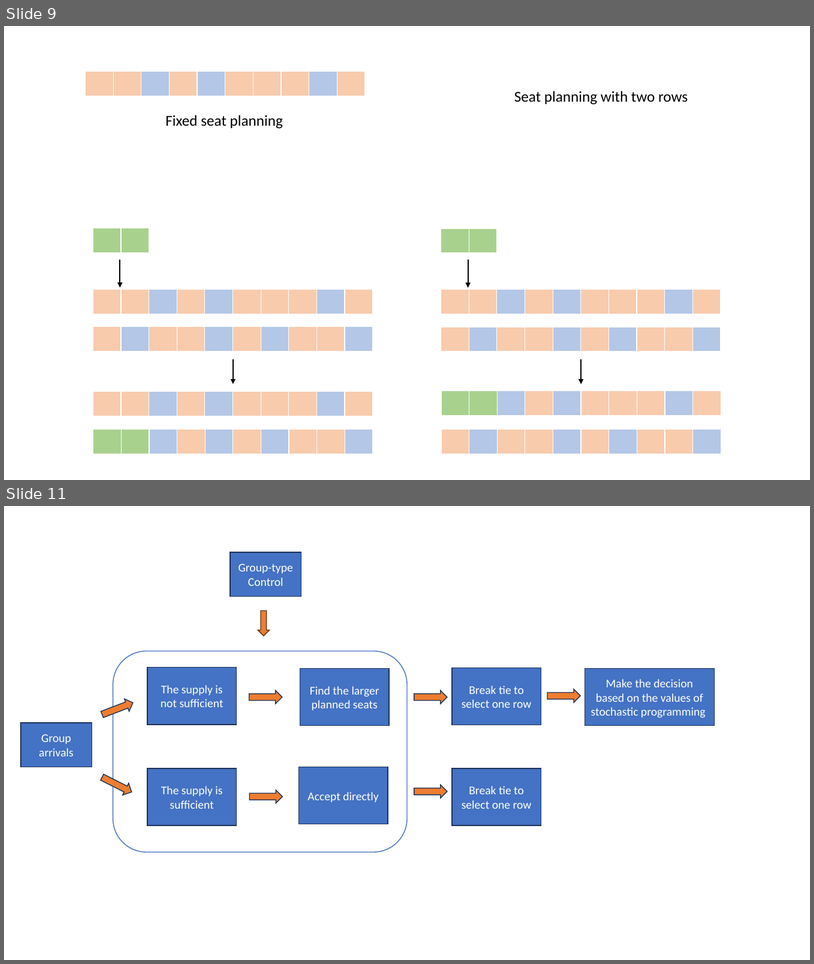
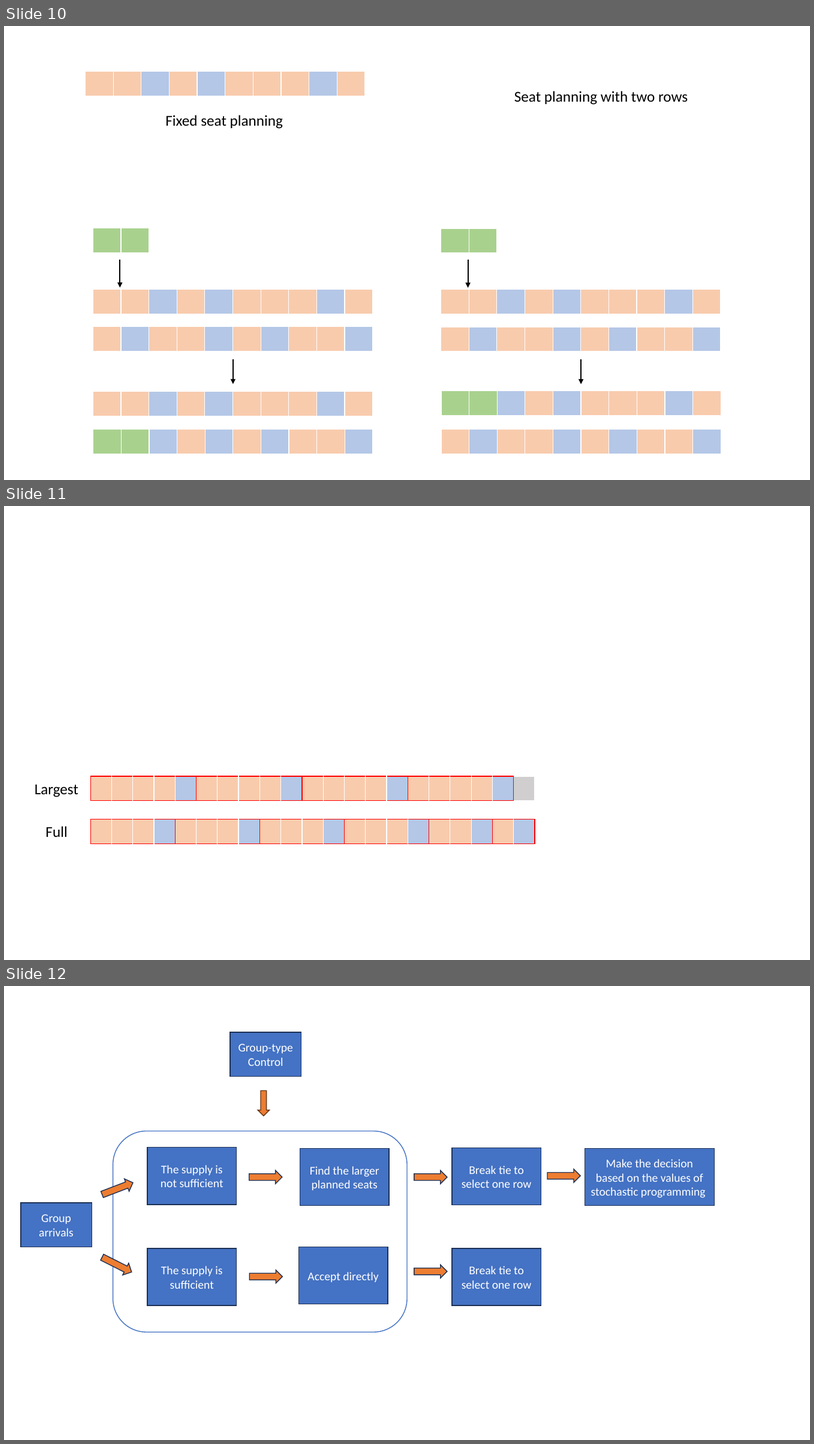
Before and after one commit to Dis-count/HKUST_TOPIC, a slide deck: Dissertation/Beamer/test.pptx. Shown one above the other, each under a label of ours: slides 9 and 11 before the commit, slides 10, 11 and 12 after it; the slides between them are not shown. The pictures are 814x964 and 814x1444 pixels, drawn with LibreOffice and Linux fonts; fonts in the diff are those of the drawing. Boxes give left, top, right and bottom in pixels: in the first picture for what was removed or moved away, otherwise in the second. Text is boxed around its words. In the diff, an @@ line names an element or a change of style, - is before the commit and + after.

```diff
--- a/Dissertation/Beamer/test.pptx
+++ b/Dissertation/Beamer/test.pptx
@@ slide 11 added at box(4, 506, 810, 960), background #FFFFFF @@
@@ text added at box(35, 784, 78, 797), 18 pt, text #000000 @@
+Largest
@@ table added at box(90, 776, 535, 801), 1 rows, 21 columns @@
+ |  |  |  |  |  |  |  |  |  |  |  |  |  |  |  |  |  |  |  | 
@@ text added at box(45, 826, 67, 837), 18 pt, text #000000 @@
+Full
@@ table added at box(90, 819, 535, 844), 1 rows, 21 columns @@
+ |  |  |  |  |  |  |  |  |  |  |  |  |  |  |  |  |  |  |  | 
@@ what was slide 9 is now slide 10 @@
@@ what was slide 11 is now slide 12 @@
```
Also in this commit, not shown: 1 other slide added, 1 slide removed, 17 other files.
